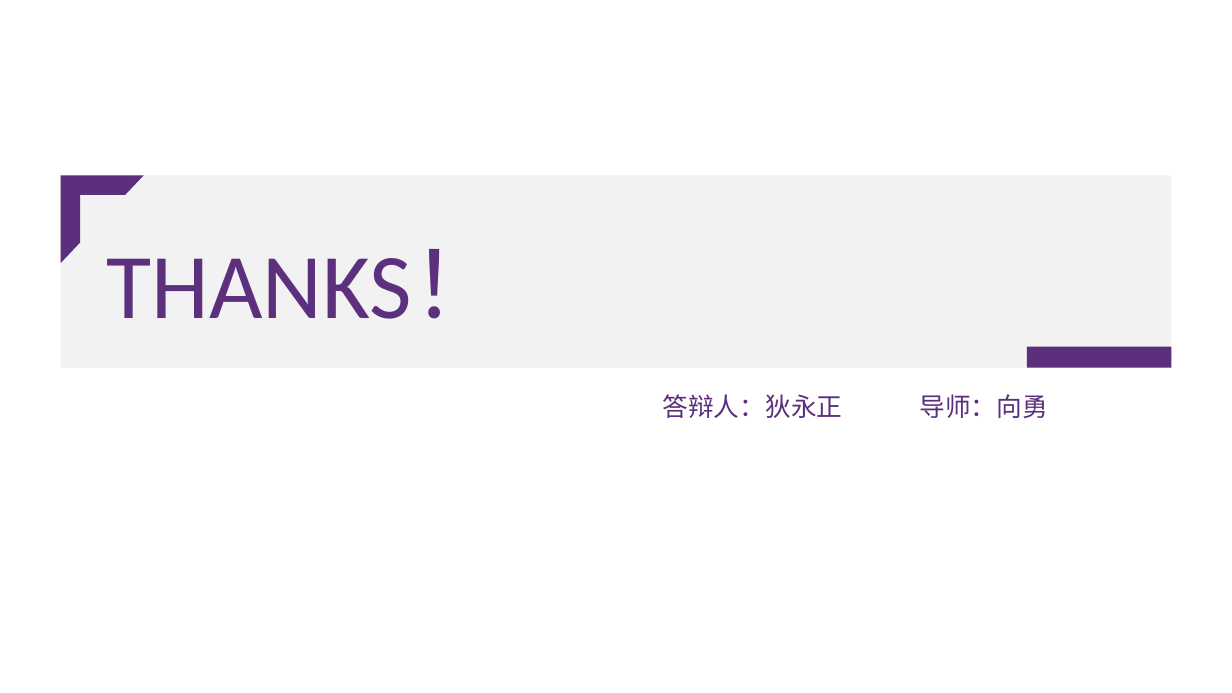
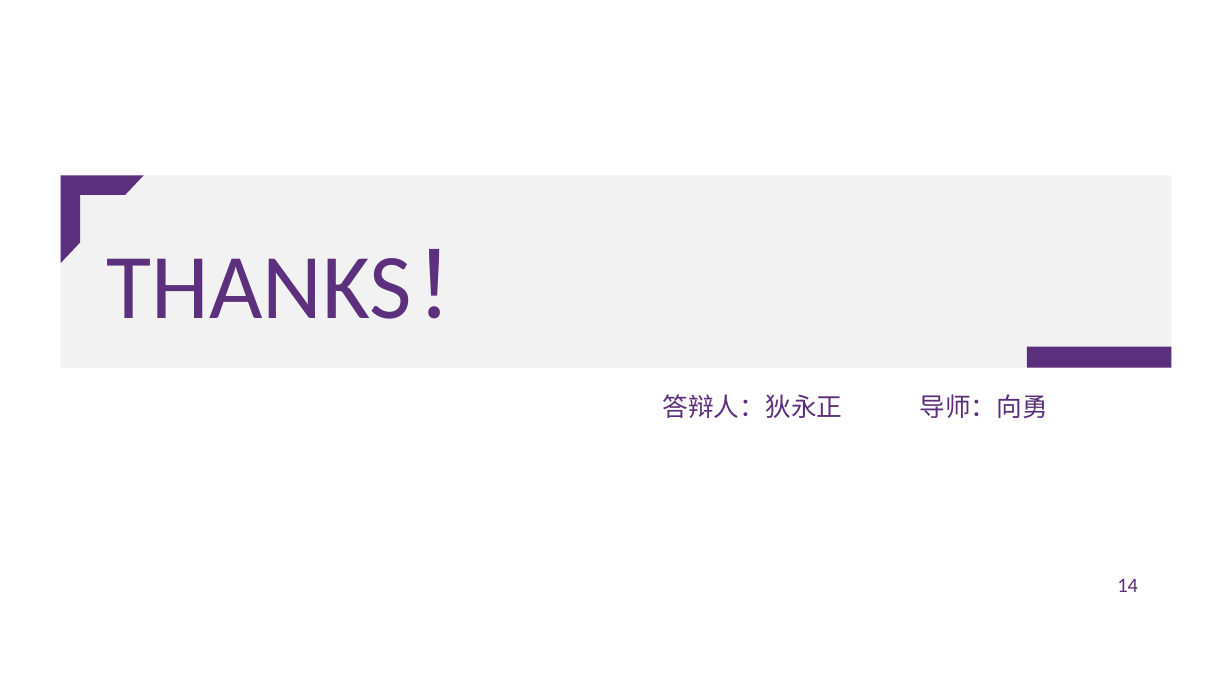
Before and after one commit to diyz19/GraduationDesign, a slide deck: slide 14 of 中期报告.pptx. Drawn at 1232x693 pixels with LibreOffice and Linux fonts; fonts in the diff are those of the drawing; background and template pictures are left out. Boxes give left, top, right and bottom in pixels: in the first picture for what was removed or moved away, otherwise in the second. Text is boxed around its words. In the diff, an @@ line names an element or a change of style, - is before the commit and + after.

```diff
--- a/中期报告.pptx
+++ b/中期报告.pptx
@@ page number added at <box>1117,578,1138,592</box>, 16 pt, text #5C2F7D @@
+14
```
Also in this commit, not shown: 11 other slides changed, 2 slides added, 2 slides removed.
